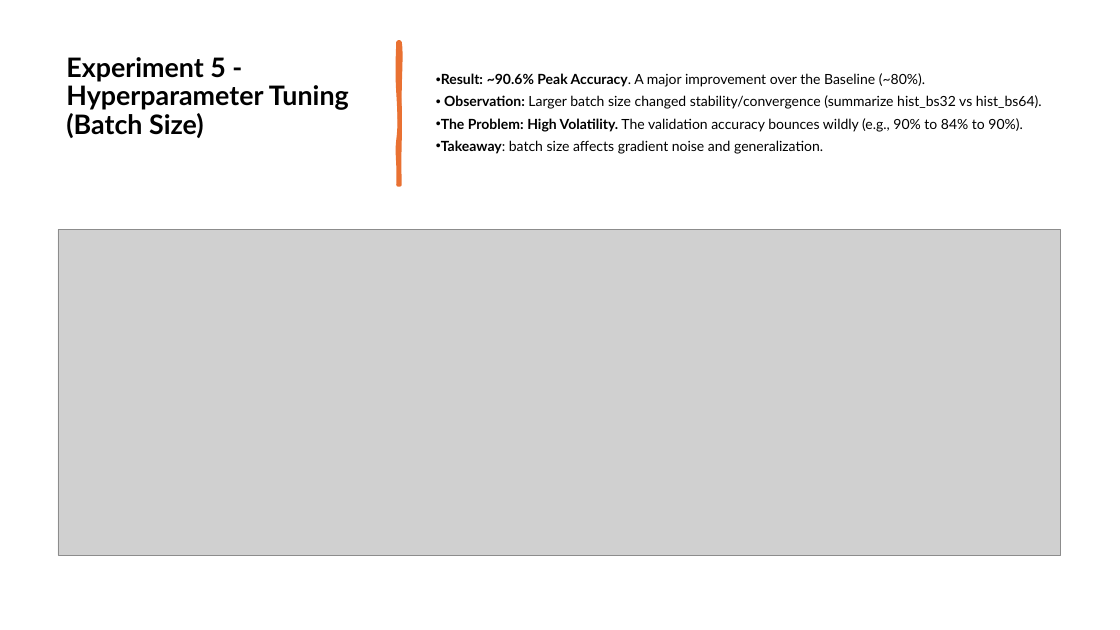
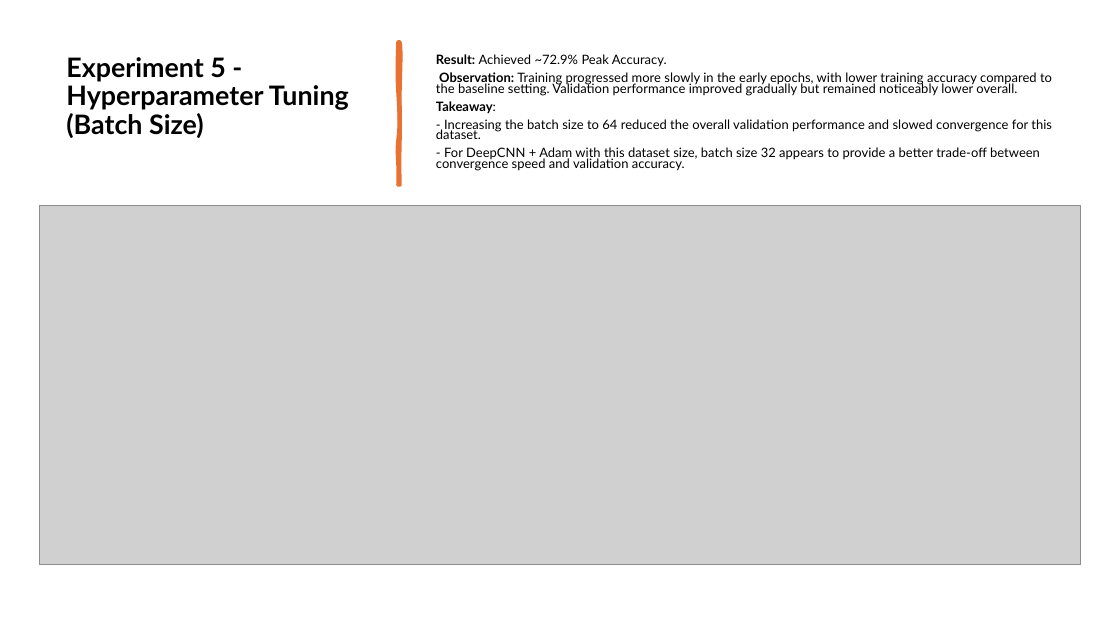
Before and after one commit to shirazkh/bananaClassification, a slide deck: slide 8 of final_presentation.pptx. Drawn at 1120x630 pixels with LibreOffice and Linux fonts; fonts in the diff are those of the drawing; grey boxes stand for pictures. Boxes give left, top, right and bottom in pixels: in the first picture for what was removed or moved away, otherwise in the second. Text is boxed around its words. In the diff, an @@ line names an element or a change of style, - is before the commit and + after.

```diff
--- a/final_presentation.pptx
+++ b/final_presentation.pptx
@@ text at [436,54,1052,171]: text changed; size 12 to 11.1 pt @@
-• Result: ~90.6% Peak Accuracy. A major improvement over the Baseline (~80%).
-• Observation: Larger batch size changed stability/convergence (summarize hist_bs32 vs hist_bs64).
-• The Problem: High Volatility. The validation accuracy bounces wildly (e.g., 90% to 84% to 90%).
-• Takeaway: batch size affects gradient noise and generalization.
+Result: Achieved ~72.9% Peak Accuracy.
+Observation: Training progressed more slowly in the early epochs, with lower training accuracy compared to the baseline setting. Validation performance improved gradually but remained noticeably lower overall.
+Takeaway:
+- Increasing the batch size to 64 reduced the overall validation performance and slowed convergence for this dataset.
+- For DeepCNN + Adam with this dataset size, batch size 32 appears to provide a better trade-off between convergence speed and validation accuracy.
@@ picture: place and size @@
-picture at [58,229,1061,555]
+picture at [39,205,1081,565]
```
Also in this commit, not shown: 9 other slides changed.
